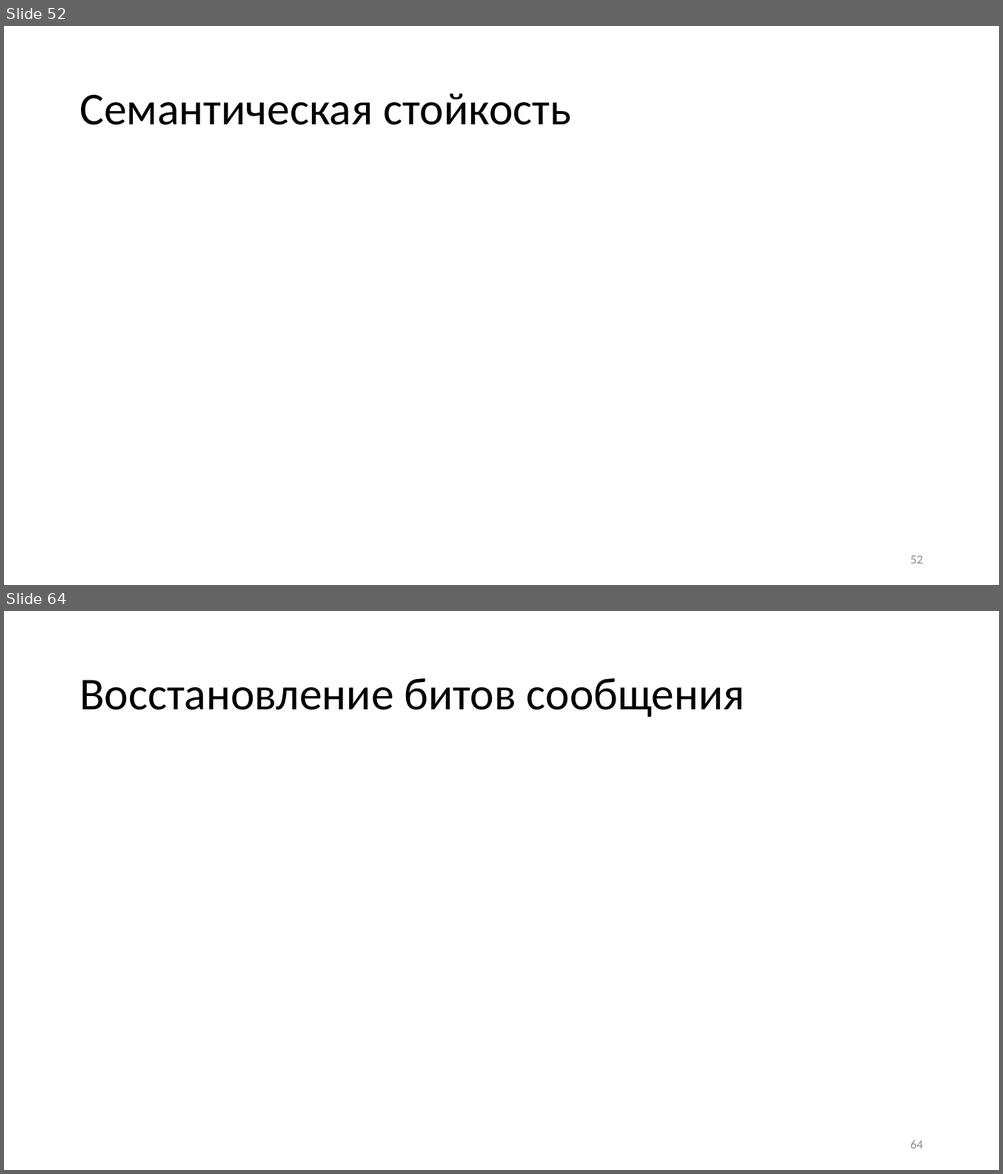
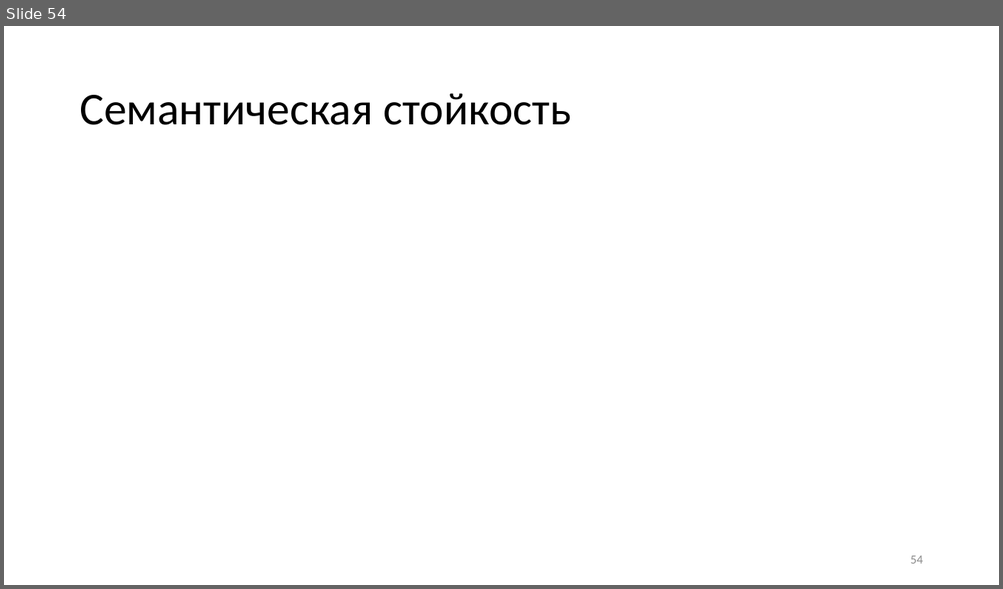
Before and after one commit to CryptoCourse/CryptoLectures, a slide deck: Lectures/Lecture1.pptx. Shown one above the other, each under a label of ours: slides 52 and 64 before the commit, slide 54 after it; the slides between them are not shown. The pictures are 1003x1174 and 1003x589 pixels, drawn with LibreOffice and Linux fonts; fonts in the diff are those of the drawing; grey boxes stand for pictures. Boxes give left, top, right and bottom in pixels: in the first picture for what was removed or moved away, otherwise in the second. Text is boxed around its words. In the diff, an @@ line names an element or a change of style, - is before the commit and + after.

```diff
--- a/Lectures/Lecture1.pptx
+++ b/Lectures/Lecture1.pptx
@@ slide 64 removed at bbox=[4, 611, 999, 1170], background #FFFFFF @@
@@ title removed at bbox=[79, 678, 745, 717] @@
-Восстановление битов сообщения
@@ page number removed at bbox=[910, 1141, 922, 1149] @@
-64
@@ what was slide 52 is now slide 54 @@
@@ page number at bbox=[910, 556, 922, 564]: text changed @@
-52
+54
```
Also in this commit, not shown: 4 slides changed, 3 slides added, 17 other slides removed, 1 other file.
